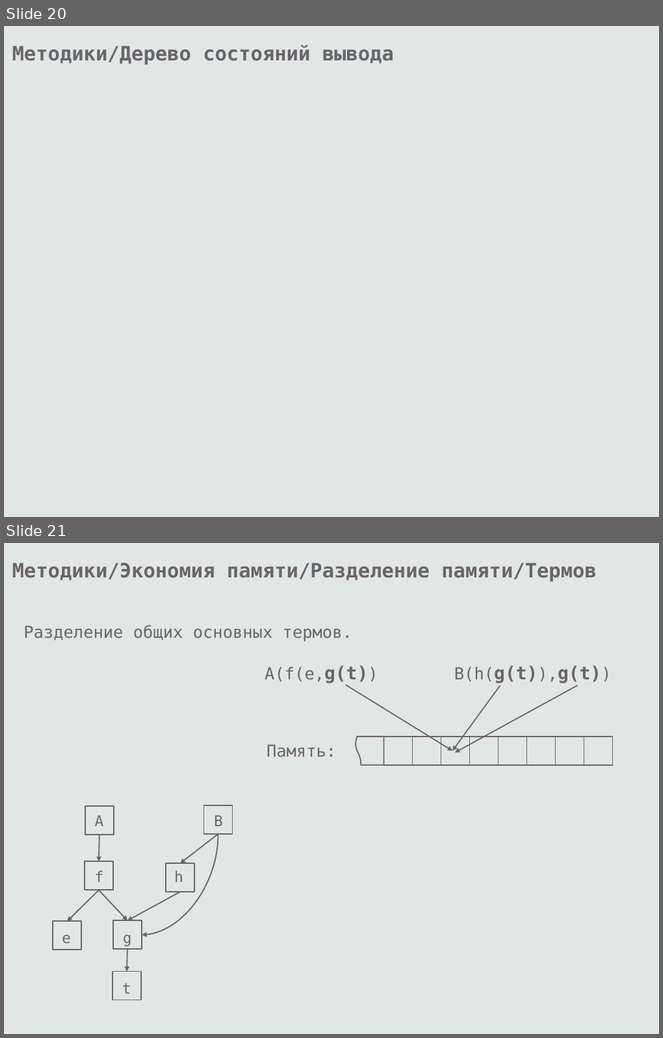
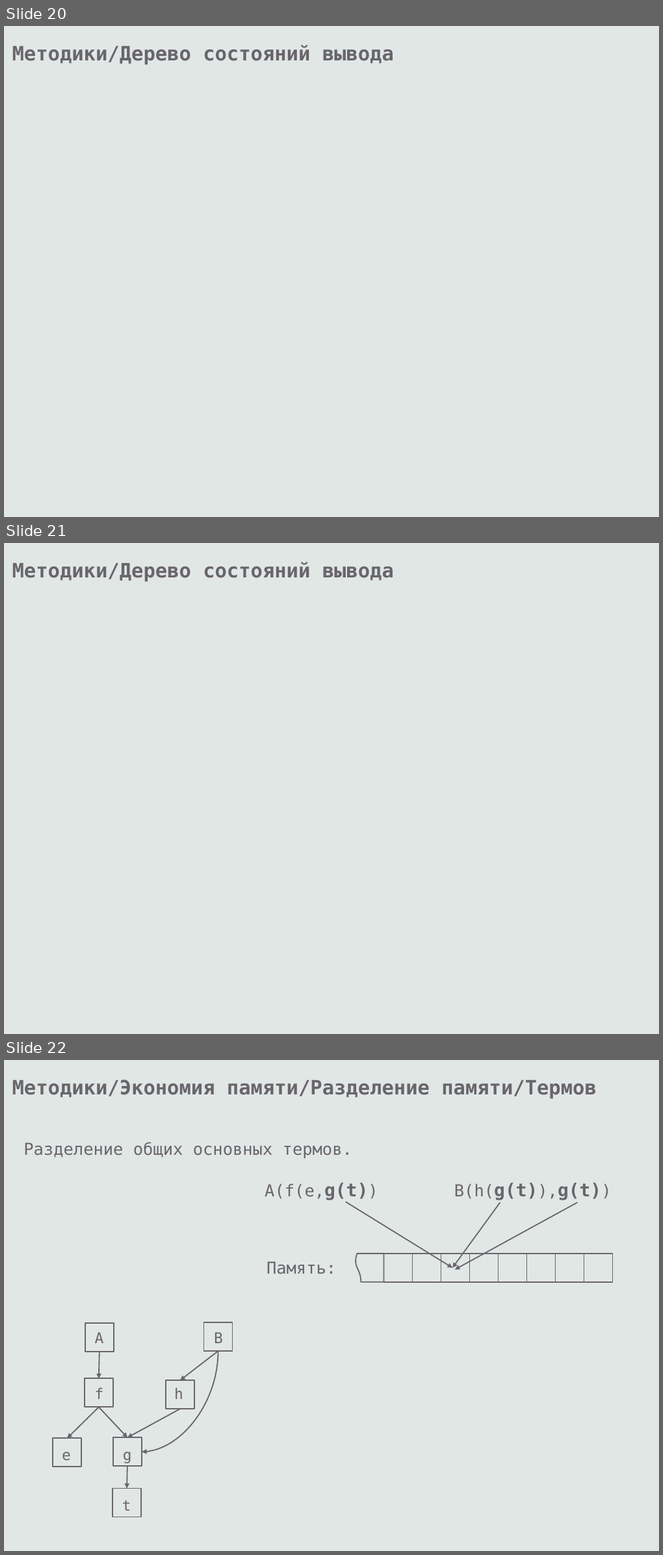
Before and after one commit to eugeneai/prisnif, a slide deck: brick/pres/pacman.odp. Shown one above the other, each under a label of ours: slides 20 and 21 before the commit, slides 20, 21 and 22 after it. The pictures are 663x1038 and 663x1555 pixels, drawn with LibreOffice and Linux fonts; fonts in the diff are those of the drawing. Boxes give left, top, right and bottom in pixels: in the first picture for what was removed or moved away, otherwise in the second. Text is boxed around its words. In the diff, an @@ line names an element or a change of style, - is before the commit and + after.

```diff
--- a/brick/pres/pacman.odp
+++ b/brick/pres/pacman.odp
@@ slide 21 added at (x1=4, y1=543, x2=659, y2=1034), background #E1E7E5 @@
@@ text added at (x1=12, y1=562, x2=394, y2=581), 24 pt, text #69656C, bold @@
+Методики/Дерево состояний вывода
@@ what was slide 21 is now slide 22 @@
```
Also in this commit, not shown: 4 slides changed, 5 other slides added, 3 slides removed.
